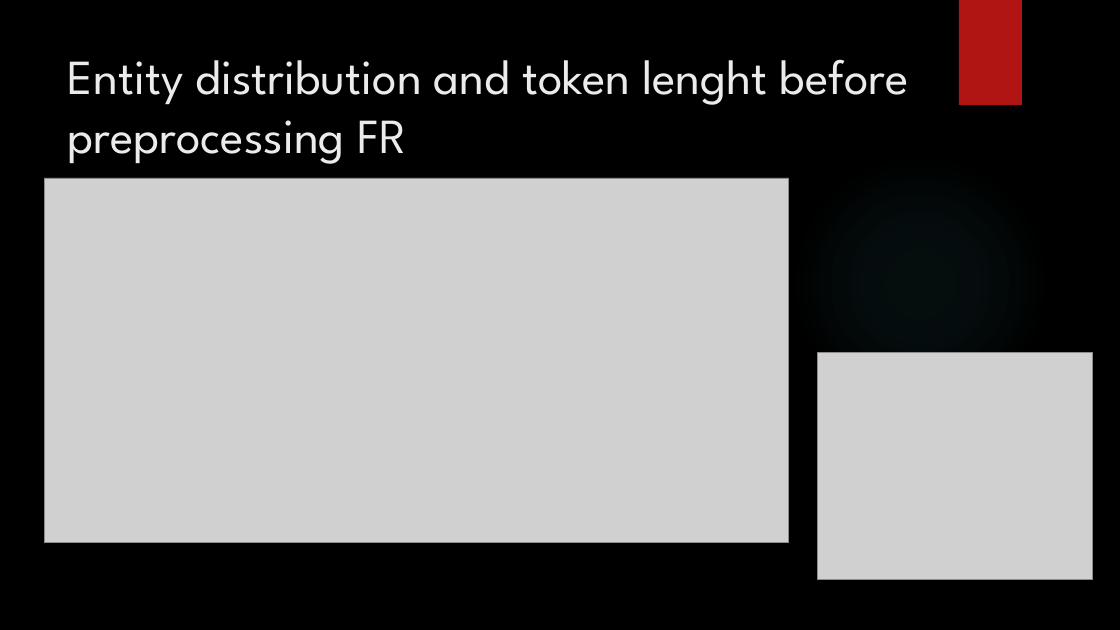
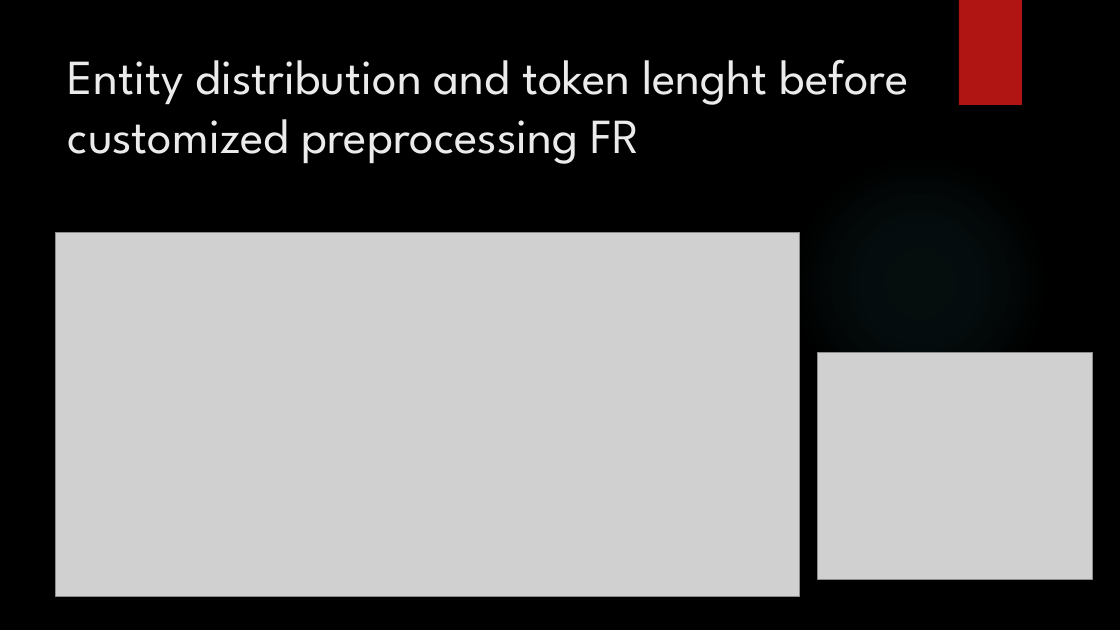
Before and after one commit to Beabir/TaskModule4_MNER, a slide deck: slide 10 of CAS NLP Module 4_jd_bb.pptx. Drawn at 1120x630 pixels with LibreOffice and Linux fonts; fonts in the diff are those of the drawing; grey boxes stand for pictures; background and template pictures are left out. Boxes give left, top, right and bottom in pixels: in the first picture for what was removed or moved away, otherwise in the second. Text is boxed around its words. In the diff, an @@ line names an element or a change of style, - is before the commit and + after.

```diff
--- a/CAS NLP Module 4_jd_bb.pptx
+++ b/CAS NLP Module 4_jd_bb.pptx
@@ title at (68,59,909,164): text changed @@
-Entity distribution and token lenght before preprocessing FR
+Entity distribution and token lenght before customized preprocessing FR
@@ picture: place and size @@
-picture at (45,178,789,543)
+picture at (55,232,800,597)
```
Also in this commit, not shown: 9 other slides changed, 2 slides added, 1 other file.
